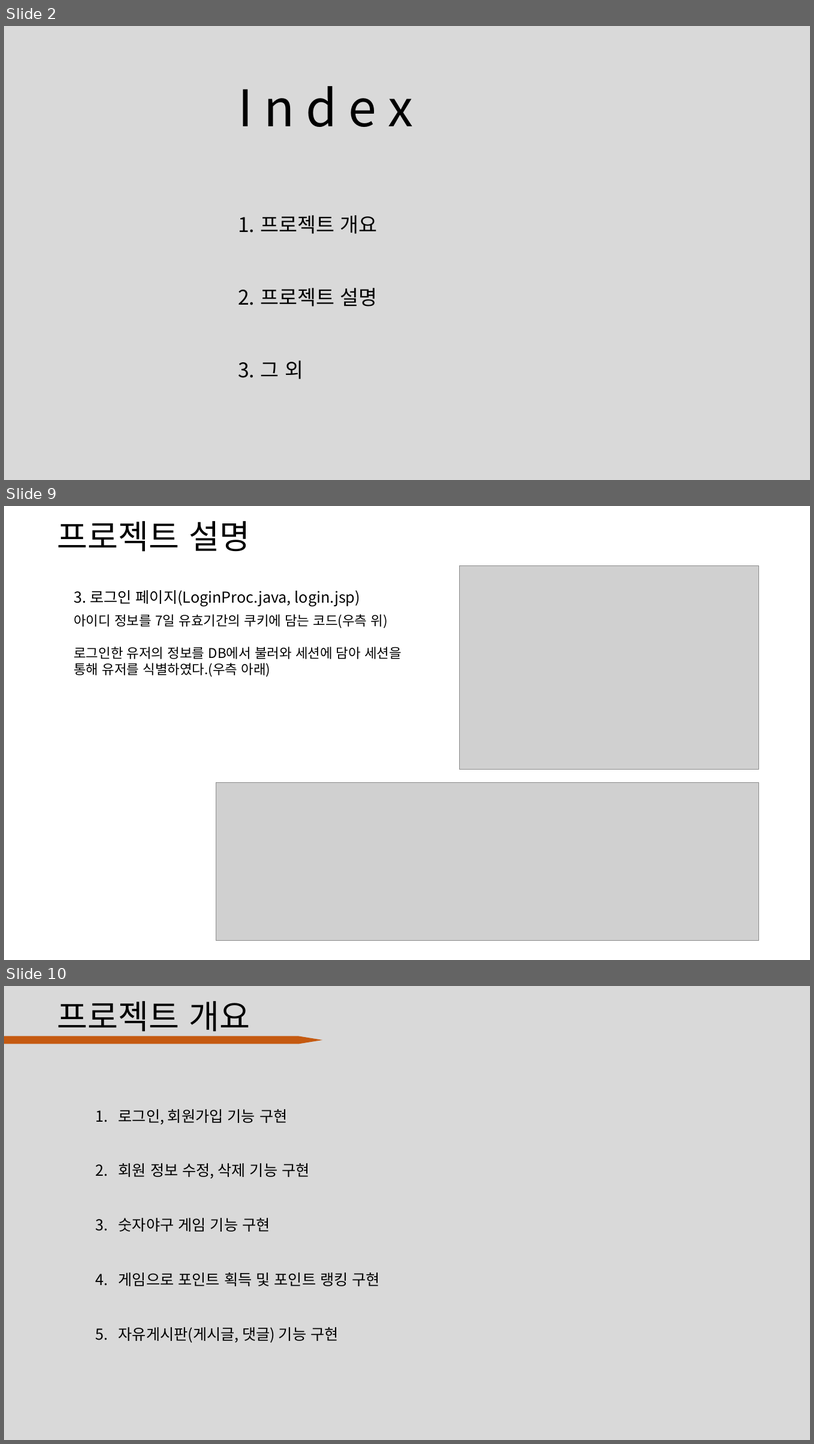
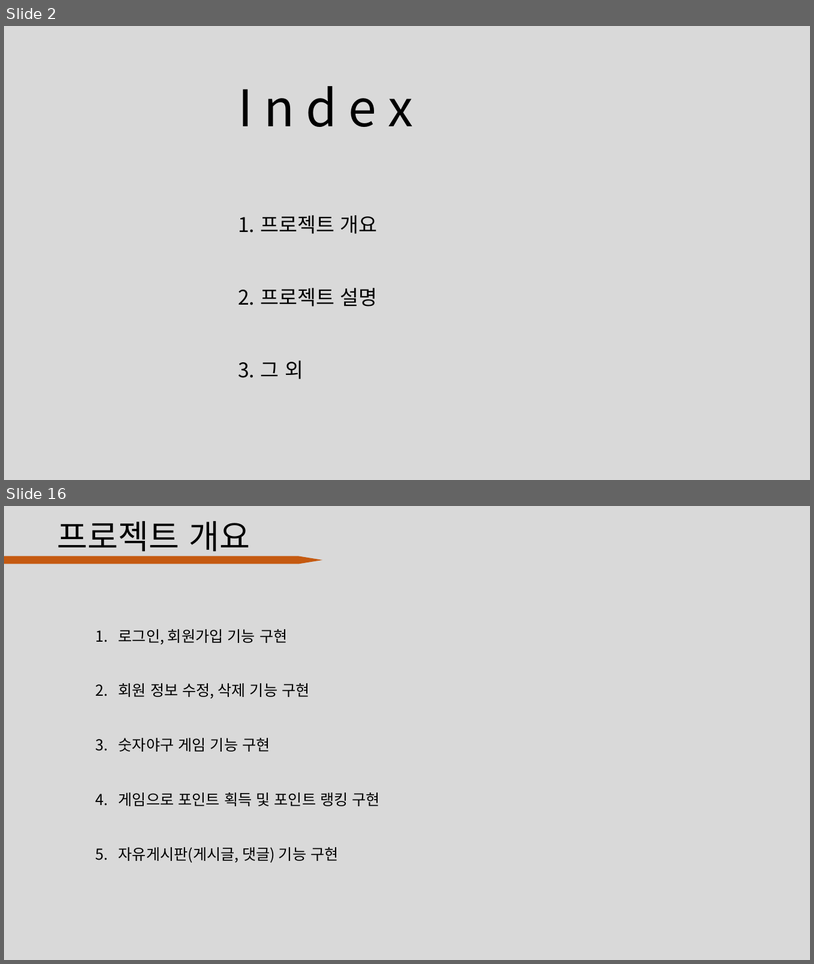
Before and after one commit to DevDogFe/baseball, a slide deck: 숫자 야구.pptx. Shown one above the other, each under a label of ours: slides 2, 9 and 10 before the commit, slides 2 and 16 after it; the slides between them are not shown. The pictures are 814x1444 and 814x964 pixels, drawn with LibreOffice and Linux fonts; fonts in the diff are those of the drawing; grey boxes stand for pictures. Boxes give left, top, right and bottom in pixels: in the first picture for what was removed or moved away, otherwise in the second. Text is boxed around its words. In the diff, an @@ line names an element or a change of style, - is before the commit and + after.

```diff
--- a/숫자 야구.pptx
+++ b/숫자 야구.pptx
@@ slide 9 removed at (4,506,810,960), background #FFFFFF @@
@@ title removed at (57,521,250,552) @@
-프로젝트 설명
@@ picture removed at (460,566,759,769) @@
@@ text removed at (74,590,360,606) @@
-3. 로그인 페이지(LoginProc.java, login.jsp)
@@ text removed at (74,614,402,677) @@
-아이디 정보를 7일 유효기간의 쿠키에 담는 코드(우측 위)
-로그인한 유저의 정보를 DB에서 불러와 세션에 담아 세션을
-통해 유저를 식별하였다.(우측 아래)
@@ picture removed at (216,783,759,940) @@
@@ what was slide 10 is now slide 16 @@
```
Also in this commit, not shown: 6 slides changed, 7 slides added, 4 other files.
